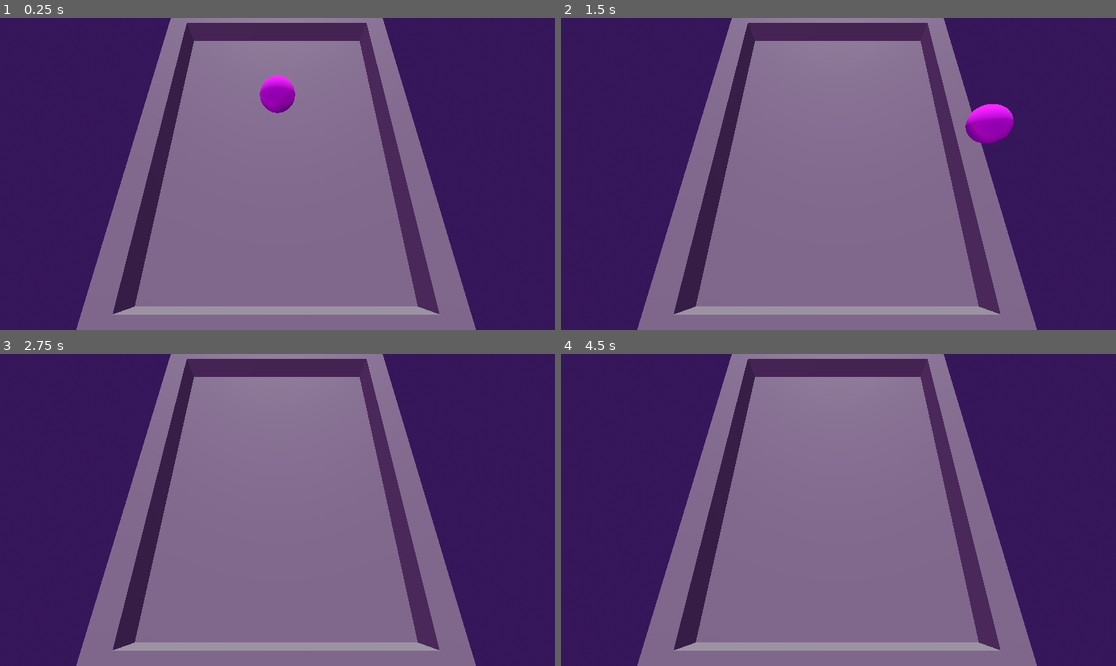
Above: before the commit, frames 1-4 (two rows, left to right).
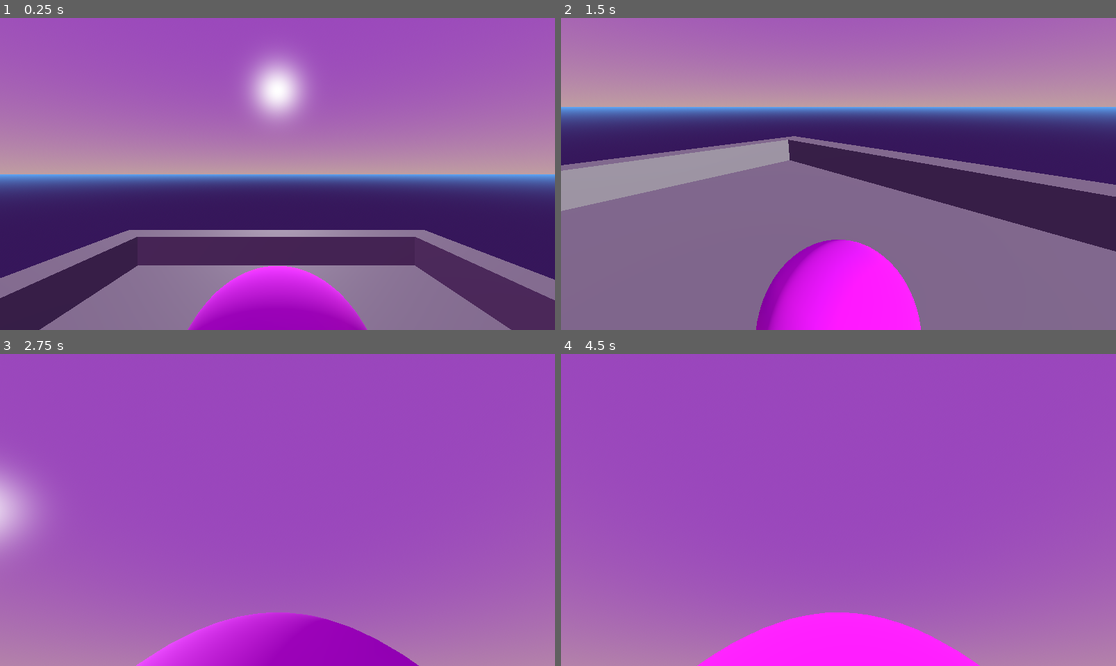
Above: after the commit, the same moments.

Repository: GeraHeeHee/h
Game: Godot game, scene res://main.tscn
The game is run twice, just before and just after one commit, with the same random seed, the same clock (stepped at 60 frames per second) and the same inputs.
Inputs (mouse positions are in pixels of both pictures, inside the frame that each line leads up to):
- Up to frame 1 (0.25 s): no input
- Up to frame 2 (1.5 s): move the mouse to (960, 158) at 0.52 s; hold D (right) 0.53-1.28 s; move the mouse to (727, 189) at 1.27 s; hold S (down) from 1.28 s (still down)
- Up to frame 3 (2.75 s): move the mouse to (333, 441) at 2.02 s; release S (down) at 2.03 s; hold D (right) from 2.03 s (still down)
- Up to frame 4 (4.5 s): move the mouse to (810, 572) at 2.77 s; release D (right) at 2.78 s; hold W (up) 2.78-3.53 s; move the mouse to (1005, 556) at 3.52 s; hold A (left) from 3.53 s (still down); move the mouse to (672, 463) at 4.27 s

The runs differ from the first frame. In frame 1, 78% of the frame differs, in the area x 0-100%, y 0-100%; in frame 2, 69%; in frame 3, 100%; in frame 4, 100%.

Commit message:
cambio 3

Diff:
--- a/main.tscn
+++ b/main.tscn
@@ -52,6 +52,3 @@
 
 [node name="RigidBody3D" parent="." instance=ExtResource("1_0xm2m")]
 transform = Transform3D(1, 0, 0, 0, 1, 0, 0, 0, 1, 0, 1.3672187, -5.509409)
-
-[node name="Camera3D" type="Camera3D" parent="."]
-transform = Transform3D(1, 0, 0, 0, 0.37204835, 0.92821336, 0, -0.92821336, 0.37204835, 0, 5.636385, -1.2406194)
--- a/player.gd
+++ b/player.gd
@@ -1,13 +1,24 @@
 extends RigidBody3D
-@export var camera_y_offset: float = 0.5
+@onready var spring_arm_3d: SpringArm3D = $SpringArm3D
+var speed = 0.01
+var mouse = 0.01
+@export var camera_y_offset: float = 1
+
+func _input(event: InputEvent):
+	if event is InputEventMouseMotion:
+		spring_arm_3d.rotation.x -= event.relative.y * mouse
+		spring_arm_3d.rotation.y -= event.relative.x * mouse
+		#spring_arm_3d.rotation.x = clamp(spring_arm_3d.rotation.x, -PI/2, PI/4)
+		spring_arm_3d.rotation.x = clamp(spring_arm_3d.rotation.x, deg_to_rad(-60), PI/4)
 
 func _ready() -> void:
-	pass
+	spring_arm_3d.top_level = true
 
 func _process(delta: float) -> void:
 	var target_position = self.global_position
 	target_position.y += camera_y_offset
 
+	spring_arm_3d.global_position = target_position
 
 func _integrate_forces(state: PhysicsDirectBodyState3D) -> void:
 	var inputDirection = Vector3(
@@ -15,4 +26,6 @@
 		0,
 		Input.get_axis("up","down")
 	)
+	inputDirection = inputDirection.rotated(Vector3.UP, spring_arm_3d.rotation.y).normalized() * speed
+
 	apply_central_impulse(Vector3(inputDirection.x, 0, inputDirection.z))
--- a/player.tscn
+++ b/player.tscn
@@ -18,3 +18,7 @@
 
 [node name="CollisionShape3D" type="CollisionShape3D" parent="."]
 shape = SubResource("SphereShape3D_lquwl")
+
+[node name="SpringArm3D" type="SpringArm3D" parent="."]
+
+[node name="Camera3D" type="Camera3D" parent="SpringArm3D"]
